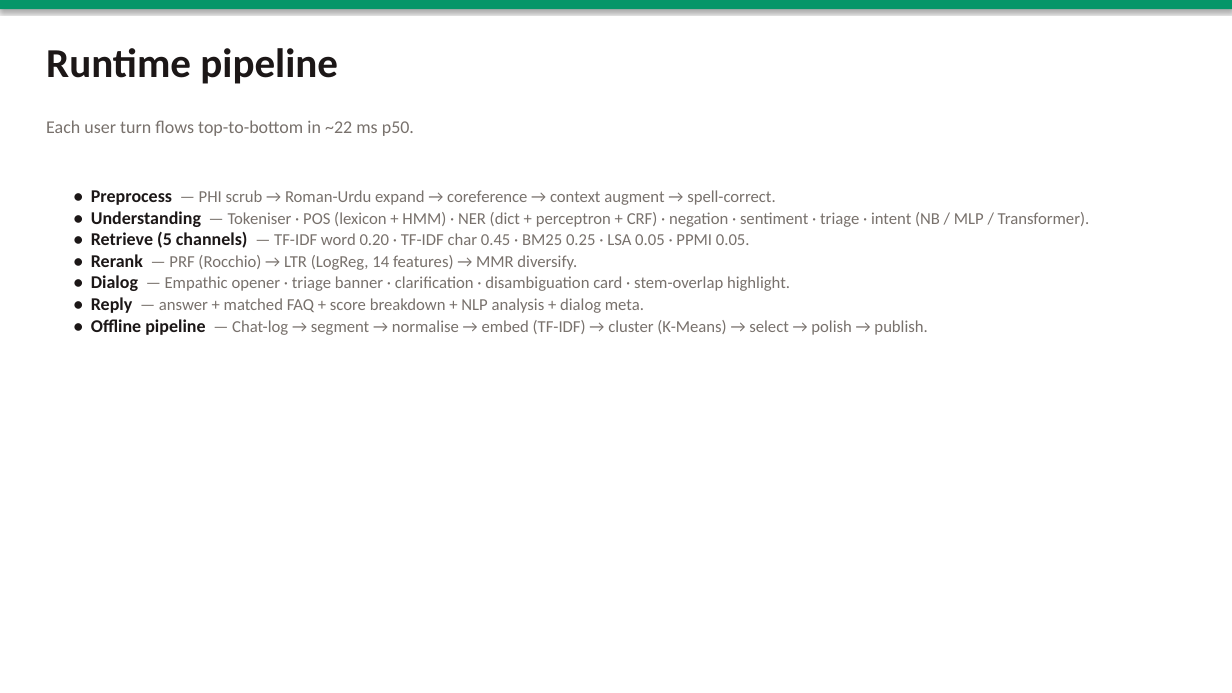
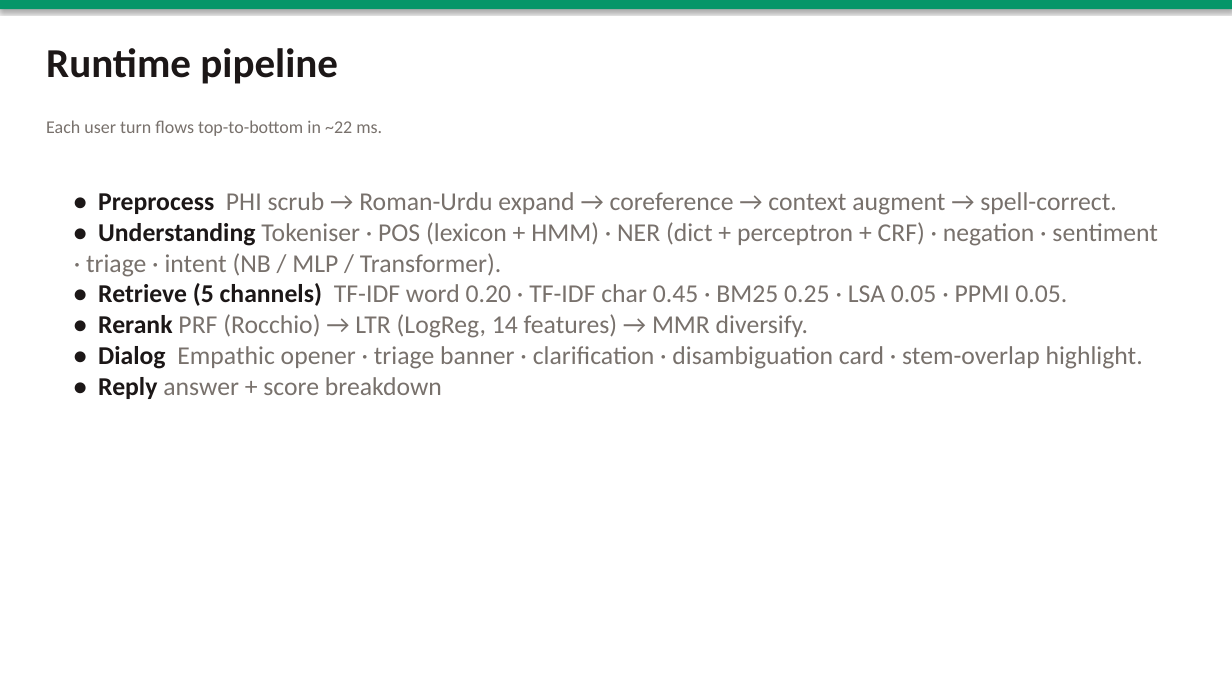
Before and after one commit to AbdulGhani002/medical-faq-auto, a slide deck: slide 3 of MedFAQ_Slides.pptx. Drawn at 1232x693 pixels with LibreOffice and Linux fonts; fonts in the diff are those of the drawing. Boxes give left, top, right and bottom in pixels: in the first picture for what was removed or moved away, otherwise in the second. Text is boxed around its words. In the diff, an @@ line names an element or a change of style, - is before the commit and + after.

```diff
--- a/MedFAQ_Slides.pptx
+++ b/MedFAQ_Slides.pptx
@@ text at (46,120,382,136): text changed @@
-Each user turn flows top-to-bottom in ~22 ms p50.
+Each user turn flows top-to-bottom in ~22 ms.
@@ text at (86,192,1158,399): text changed; size 13 to 20 pt @@
-• Preprocess — PHI scrub → Roman-Urdu expand → coreference → context augment → spell-correct.
-• Understanding — Tokeniser · POS (lexicon + HMM) · NER (dict + perceptron + CRF) · negation · sentiment · triage · intent (NB / MLP / Transformer).
-• Retrieve (5 channels) — TF-IDF word 0.20 · TF-IDF char 0.45 · BM25 0.25 · LSA 0.05 · PPMI 0.05.
-• Rerank — PRF (Rocchio) → LTR (LogReg, 14 features) → MMR diversify.
-• Dialog — Empathic opener · triage banner · clarification · disambiguation card · stem-overlap highlight.
-• Reply — answer + matched FAQ + score breakdown + NLP analysis + dialog meta.
-• Offline pipeline — Chat-log → segment → normalise → embed (TF-IDF) → cluster (K-Means) → select → polish → publish.
+• Preprocess PHI scrub → Roman-Urdu expand → coreference → context augment → spell-correct.
+• Understanding Tokeniser · POS (lexicon + HMM) · NER (dict + perceptron + CRF) · negation · sentiment · triage · intent (NB / MLP / Transformer).
+• Retrieve (5 channels) TF-IDF word 0.20 · TF-IDF char 0.45 · BM25 0.25 · LSA 0.05 · PPMI 0.05.
+• Rerank PRF (Rocchio) → LTR (LogReg, 14 features) → MMR diversify.
+• Dialog Empathic opener · triage banner · clarification · disambiguation card · stem-overlap highlight.
+• Reply answer + score breakdown
```
Also in this commit, not shown: 10 other slides changed, 4 other files.
